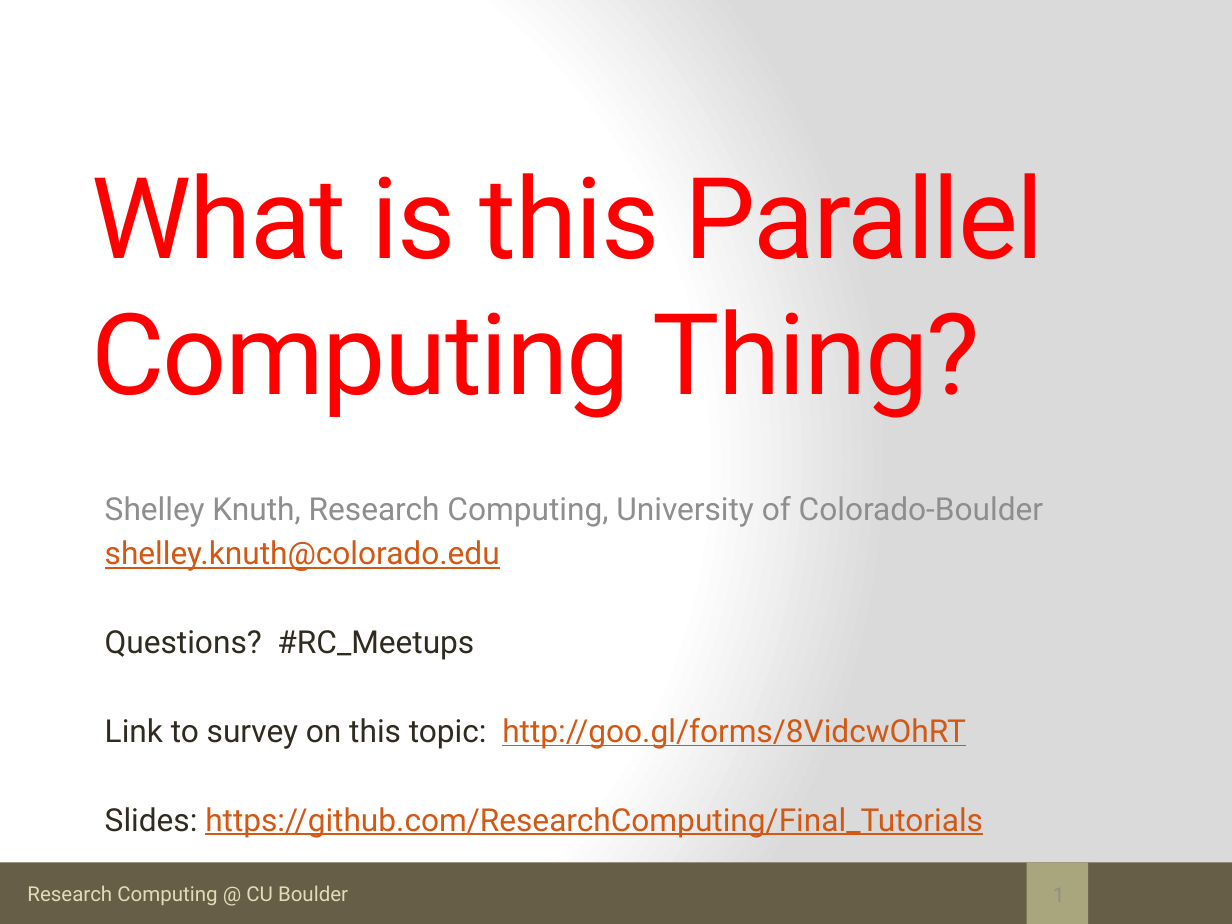
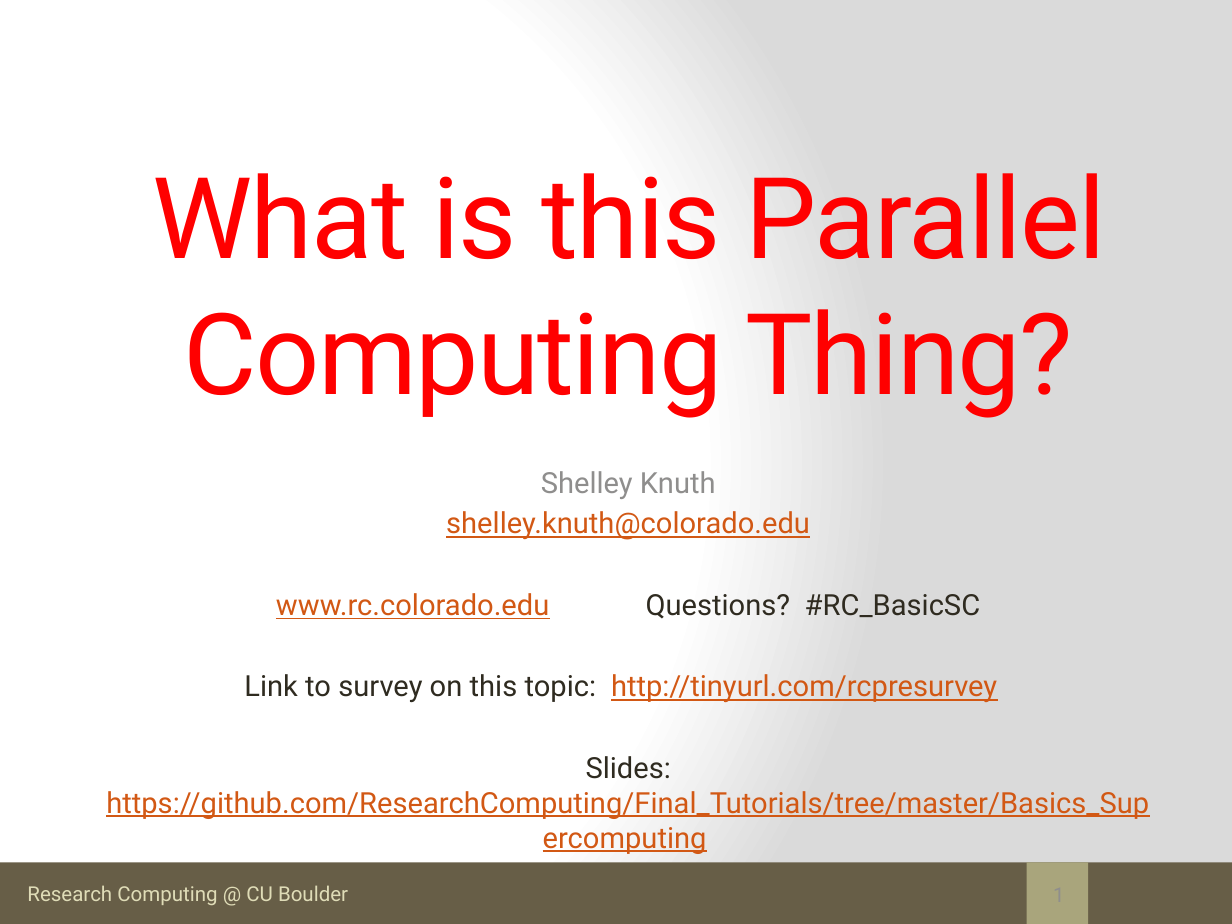
Before and after one commit to kkwinner/Final_Tutorials, a slide deck: slide 1 of Basics_Supercomputing/beginner_parallel_computing.pptx. Drawn at 1232x924 pixels with LibreOffice and Linux fonts; fonts in the diff are those of the drawing. Boxes give left, top, right and bottom in pixels: in the first picture for what was removed or moved away, otherwise in the second. Text is boxed around its words. In the diff, an @@ line names an element or a change of style, - is before the commit and + after.

```diff
--- a/Basics_Supercomputing/beginner_parallel_computing.pptx
+++ b/Basics_Supercomputing/beginner_parallel_computing.pptx
@@ title "What is this Parallel Computing ...": place and size @@
-title "What is this Parallel Computing ..." at (91,173,1044,418)
+title "What is this Parallel Computing ..." at (152,173,1106,418)
@@ title "What is this Parallel Computing ..." at (152,173,1106,418): alignment left to centre @@
@@ subtitle "Shelley Knuth": place and size @@
-subtitle "Shelley Knuth" at (105,496,1043,838)
+subtitle "Shelley Knuth" at (106,471,1149,819)
@@ subtitle at (541,471,716,499): text changed; size 18.5 to 17 pt @@
-Shelley Knuth, Research Computing, University of Colorado-Boulder
+Shelley Knuth
@@ subtitle at (446,511,810,540): size 18.5 to 17 pt in "shelley.knuth@colorado.edu"; alignment left to centre @@
@@ subtitle at (106,593,1149,819): text changed; size 18.5 to 17 pt @@
-Questions? #RC_Meetups
-Link to survey on this topic: http://goo.gl/forms/8VidcwOhRT
-Slides: https://github.com/ResearchComputing/Final_Tutorials
+www.rc.colorado.edu Questions? #RC_BasicSC
+Link to survey on this topic: http://tinyurl.com/rcpresurvey
+Slides: https://github.com/ResearchComputing/Final_Tutorials/tree/master/Basics_Supercomputing
```
Also in this commit, not shown: 2 other slides changed, 1 slide added, 1 slide removed, 18 other files.
